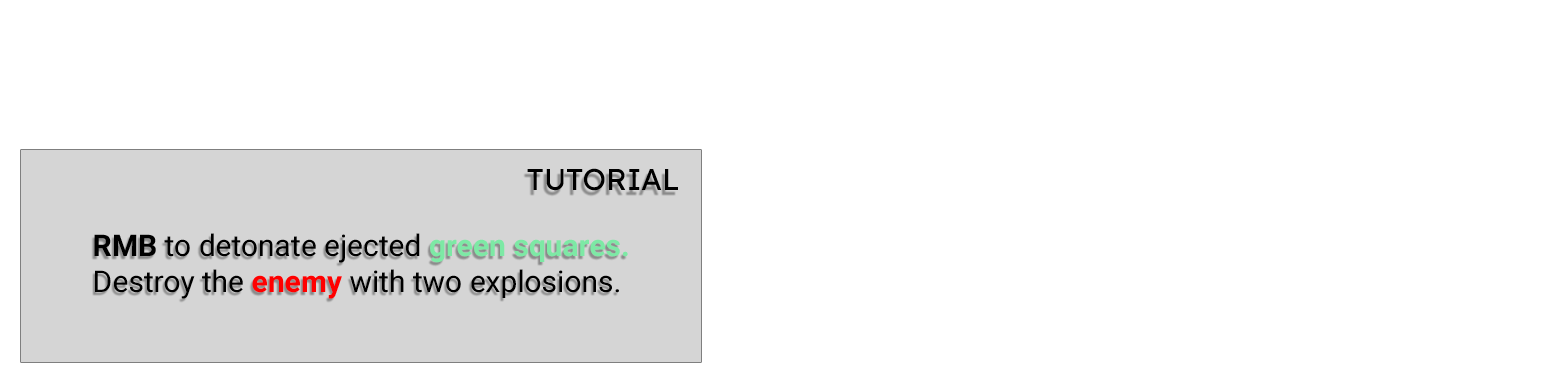
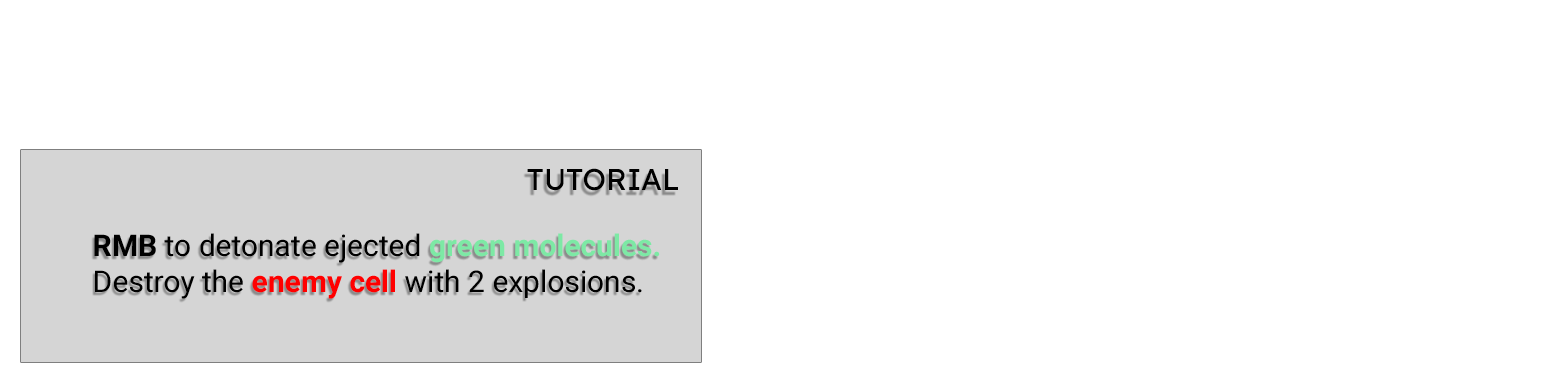
Before/after of a 1564x373 layered artwork. What changed in the layer stack:
painted on "TUTORIAL" over [559, 169, 655, 190]
renamed "RMB to detonate ejected green squares. Destroy the enemy with t" to "RMB to detonate ejected green molecules. Destroy the enemy cell", painted on it over [347, 233, 660, 299]
